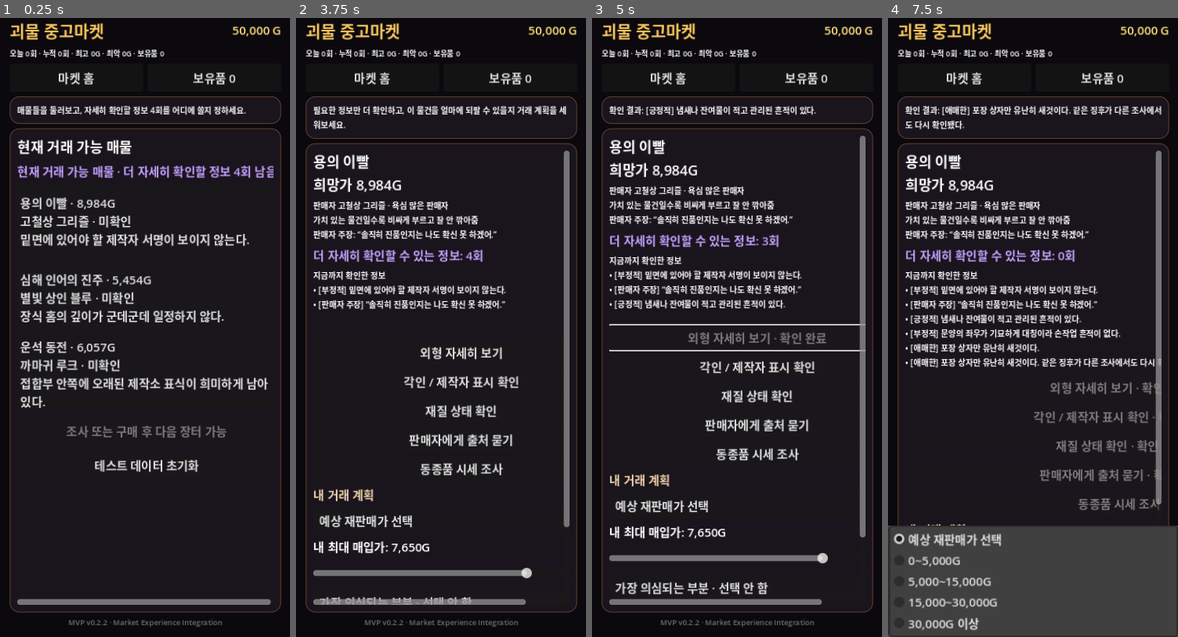
Above: before the commit, frames 1-4 (left to right).
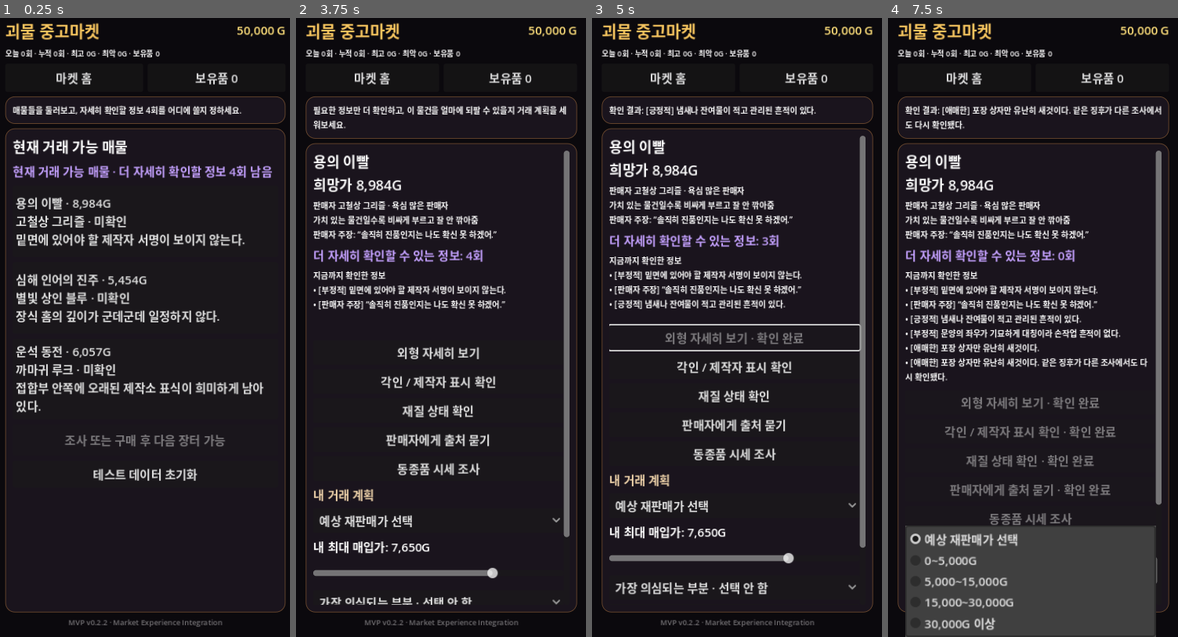
Above: after the commit, the same moments.

Repository: Queenrain9/monster-used-market
Game: Godot game, scene res://scenes/main.tscn
Same seed, same stepped clock (60 frames per second), same inputs: the game is played once before the commit and once after it.
Inputs:
- Up to frame 1 (0.25 s): no input
- Up to frame 2 (3.75 s): click "마켓 홈" at 0.5 s; click "보유품 0" at 1.25 s; click "일단 보관하기" at 2 s; click "마켓 홈으로" at 2.75 s; click "용의 이빨 · 8,984G 고철상 그리즐 · 미확인 …" at 3.5 s
- Up to frame 3 (5 s): click "외형 자세히 보기" at 4.25 s
- Up to frame 4 (7.5 s): click "각인 / 제작자 표시 확인" at 5 s; click "재질 상태 확인" at 5.75 s; click "판매자에게 출처 묻기" at 6.5 s; click "예상 재판매가 선택" at 7.25 s

The runs differ from the first frame. In frame 1, 15% of the frame differs, in the area x 1-99%, y 0-97%; in frame 2, 3.5%; in frame 3, 3.7%; in frame 4, 8.1%.

Commit message:
fix: prevent horizontal overflow on mobile layout

Diff:
--- a/scenes/main.tscn
+++ b/scenes/main.tscn
@@ -112,9 +112,9 @@
 [node name="Scroll" type="ScrollContainer" parent="Margin/RootVBox/MarketPanel"]
 layout_mode = 2
 size_flags_vertical = 3
+horizontal_scroll_mode = 0
 
 [node name="Box" type="VBoxContainer" parent="Margin/RootVBox/MarketPanel/Scroll"]
-custom_minimum_size = Vector2(340, 0)
 layout_mode = 2
 size_flags_horizontal = 3
 theme_override_constants/separation = 7
@@ -169,9 +169,9 @@
 [node name="Scroll" type="ScrollContainer" parent="Margin/RootVBox/DetailPanel"]
 layout_mode = 2
 size_flags_vertical = 3
+horizontal_scroll_mode = 0
 
 [node name="Box" type="VBoxContainer" parent="Margin/RootVBox/DetailPanel/Scroll"]
-custom_minimum_size = Vector2(340, 0)
 layout_mode = 2
 size_flags_horizontal = 3
 theme_override_constants/separation = 6
@@ -202,22 +202,27 @@
 
 [node name="InspectButton1" type="Button" parent="Margin/RootVBox/DetailPanel/Scroll/Box"]
 layout_mode = 2
+autowrap_mode = 2
 text = "외형 자세히 보기"
 
 [node name="InspectButton2" type="Button" parent="Margin/RootVBox/DetailPanel/Scroll/Box"]
 layout_mode = 2
+autowrap_mode = 2
 text = "각인 확인"
 
 [node name="InspectButton3" type="Button" parent="Margin/RootVBox/DetailPanel/Scroll/Box"]
 layout_mode = 2
+autowrap_mode = 2
 text = "작동 확인"
 
 [node name="InspectButton4" type="Button" parent="Margin/RootVBox/DetailPanel/Scroll/Box"]
 layout_mode = 2
+autowrap_mode = 2
 text = "출처 묻기"
 
 [node name="InspectButton5" type="Button" parent="Margin/RootVBox/DetailPanel/Scroll/Box"]
 layout_mode = 2
+autowrap_mode = 2
 text = "동종품 시세 확인"
 
 [node name="PlanTitle" type="Label" parent="Margin/RootVBox/DetailPanel/Scroll/Box"]
@@ -227,6 +232,7 @@
 
 [node name="ResaleOption" type="OptionButton" parent="Margin/RootVBox/DetailPanel/Scroll/Box"]
 layout_mode = 2
+fit_to_longest_item = false
 
 [node name="MaxBuyLabel" type="Label" parent="Margin/RootVBox/DetailPanel/Scroll/Box"]
 layout_mode = 2
@@ -238,15 +244,18 @@
 
 [node name="SuspectOption" type="OptionButton" parent="Margin/RootVBox/DetailPanel/Scroll/Box"]
 layout_mode = 2
+fit_to_longest_item = false
 
 [node name="StartDealButton" type="Button" parent="Margin/RootVBox/DetailPanel/Scroll/Box"]
 custom_minimum_size = Vector2(0, 44)
 layout_mode = 2
+autowrap_mode = 2
 text = "판매자와 가격 협상"
 
 [node name="BackMarketButton" type="Button" parent="Margin/RootVBox/DetailPanel/Scroll/Box"]
 custom_minimum_size = Vector2(0, 40)
 layout_mode = 2
+autowrap_mode = 2
 text = "뒤로 · 다른 매물 보기"
 
 [node name="DealPanel" type="PanelContainer" parent="Margin/RootVBox"]
@@ -258,9 +267,9 @@
 [node name="Scroll" type="ScrollContainer" parent="Margin/RootVBox/DealPanel"]
 layout_mode = 2
 size_flags_vertical = 3
+horizontal_scroll_mode = 0
 
 [node name="Box" type="VBoxContainer" parent="Margin/RootVBox/DealPanel/Scroll"]
-custom_minimum_size = Vector2(340, 0)
 layout_mode = 2
 size_flags_horizontal = 3
 theme_override_constants/separation = 7
@@ -286,6 +295,7 @@
 
 [node name="EvidenceOption" type="OptionButton" parent="Margin/RootVBox/DealPanel/Scroll/Box"]
 layout_mode = 2
+fit_to_longest_item = false
 
 [node name="OfferPriceLabel" type="Label" parent="Margin/RootVBox/DealPanel/Scroll/Box"]
 layout_mode = 2
@@ -318,6 +328,7 @@
 [node name="SubmitOfferButton" type="Button" parent="Margin/RootVBox/DealPanel/Scroll/Box"]
 custom_minimum_size = Vector2(0, 44)
 layout_mode = 2
+autowrap_mode = 2
 text = "이 가격과 근거로 제안"
 
 [node name="SellerSpeech" type="Label" parent="Margin/RootVBox/DealPanel/Scroll/Box"]
@@ -329,10 +340,12 @@
 [node name="BuyCurrentButton" type="Button" parent="Margin/RootVBox/DealPanel/Scroll/Box"]
 custom_minimum_size = Vector2(0, 42)
 layout_mode = 2
+autowrap_mode = 2
 text = "현재가에 구매"
 
 [node name="DealBackButton" type="Button" parent="Margin/RootVBox/DealPanel/Scroll/Box"]
 layout_mode = 2
+autowrap_mode = 2
 text = "거래 보류하고 마켓으로"
 
 [node name="InventoryPanel" type="PanelContainer" parent="Margin/RootVBox"]
@@ -344,9 +357,9 @@
 [node name="Scroll" type="ScrollContainer" parent="Margin/RootVBox/InventoryPanel"]
 layout_mode = 2
 size_flags_vertical = 3
+horizontal_scroll_mode = 0
 
 [node name="Box" type="VBoxContainer" parent="Margin/RootVBox/InventoryPanel/Scroll"]
-custom_minimum_size = Vector2(340, 0)
 layout_mode = 2
 size_flags_horizontal = 3
 theme_override_constants/separation = 7
@@ -374,19 +387,23 @@
 [node name="AppraisePlaceButton" type="Button" parent="Margin/RootVBox/InventoryPanel/Scroll/Box"]
 custom_minimum_size = Vector2(0, 44)
 layout_mode = 2
+autowrap_mode = 2
 text = "감정소 가기"
 
 [node name="SalePlaceButton" type="Button" parent="Margin/RootVBox/InventoryPanel/Scroll/Box"]
 custom_minimum_size = Vector2(0, 44)
 layout_mode = 2
+autowrap_mode = 2
 text = "판매처 찾아보기"
 
 [node name="KeepButton" type="Button" parent="Margin/RootVBox/InventoryPanel/Scroll/Box"]
 layout_mode = 2
+autowrap_mode = 2
 text = "일단 보관하기"
 
 [node name="InventoryMarketButton" type="Button" parent="Margin/RootVBox/InventoryPanel/Scroll/Box"]
 layout_mode = 2
+autowrap_mode = 2
 text = "마켓 홈으로"
 
 [node name="AppraisalPanel" type="PanelContainer" parent="Margin/RootVBox"]
@@ -398,9 +415,9 @@
 [node name="Scroll" type="ScrollContainer" parent="Margin/RootVBox/AppraisalPanel"]
 layout_mode = 2
 size_flags_vertical = 3
+horizontal_scroll_mode = 0
 
 [node name="Box" type="VBoxContainer" parent="Margin/RootVBox/AppraisalPanel/Scroll"]
-custom_minimum_size = Vector2(340, 0)
 layout_mode = 2
 size_flags_horizontal = 3
 theme_override_constants/separation = 7
@@ -440,14 +457,17 @@
 [node name="ProfessionalAppraiseButton" type="Button" parent="Margin/RootVBox/AppraisalPanel/Scroll/Box"]
 custom_minimum_size = Vector2(0, 44)
 layout_mode = 2
+autowrap_mode = 2
 text = "전문 감정"
 
 [node name="AppraisalSaleButton" type="Button" parent="Margin/RootVBox/AppraisalPanel/Scroll/Box"]
 layout_mode = 2
+autowrap_mode = 2
 text = "판매처 찾아보기"
 
 [node name="AppraisalInventoryButton" type="Button" parent="Margin/RootVBox/AppraisalPanel/Scroll/Box"]
 layout_mode = 2
+autowrap_mode = 2
 text = "보유품으로"
 
 [node name="SalePanel" type="PanelContainer" parent="Margin/RootVBox"]
@@ -459,9 +479,9 @@
 [node name="Scroll" type="ScrollContainer" parent="Margin/RootVBox/SalePanel"]
 layout_mode = 2
 size_flags_vertical = 3
+horizontal_scroll_mode = 0
 
 [node name="Box" type="VBoxContainer" parent="Margin/RootVBox/SalePanel/Scroll"]
-custom_minimum_size = Vector2(340, 0)
 layout_mode = 2
 size_flags_horizontal = 3
 theme_override_constants/separation = 7
@@ -512,15 +532,18 @@
 [node name="QuoteButton" type="Button" parent="Margin/RootVBox/SalePanel/Scroll/Box"]
 custom_minimum_size = Vector2(0, 42)
 layout_mode = 2
+autowrap_mode = 2
 text = "선택한 전문 판매처에 견적 요청"
 
 [node name="SellButton" type="Button" parent="Margin/RootVBox/SalePanel/Scroll/Box"]
 custom_minimum_size = Vector2(0, 46)
 layout_mode = 2
+autowrap_mode = 2
 text = "판매"
 
 [node name="SaleInventoryButton" type="Button" parent="Margin/RootVBox/SalePanel/Scroll/Box"]
 layout_mode = 2
+autowrap_mode = 2
 text = "아직 팔지 않고 보유품으로"
 
 [node name="ResultPanel" type="PanelContainer" parent="Margin/RootVBox"]
@@ -532,9 +555,9 @@
 [node name="Scroll" type="ScrollContainer" parent="Margin/RootVBox/ResultPanel"]
 layout_mode = 2
 size_flags_vertical = 3
+horizontal_scroll_mode = 0
 
 [node name="Box" type="VBoxContainer" parent="Margin/RootVBox/ResultPanel/Scroll"]
-custom_minimum_size = Vector2(340, 0)
 layout_mode = 2
 size_flags_horizontal = 3
 theme_override_constants/separation = 7
@@ -552,10 +575,12 @@
 
 [node name="ResultMarketButton" type="Button" parent="Margin/RootVBox/ResultPanel/Scroll/Box"]
 layout_mode = 2
+autowrap_mode = 2
 text = "마켓 홈으로"
 
 [node name="ResultInventoryButton" type="Button" parent="Margin/RootVBox/ResultPanel/Scroll/Box"]
 layout_mode = 2
+autowrap_mode = 2
 text = "남은 보유품 보기"
 
 [node name="Footer" type="Label" parent="Margin/RootVBox"]
